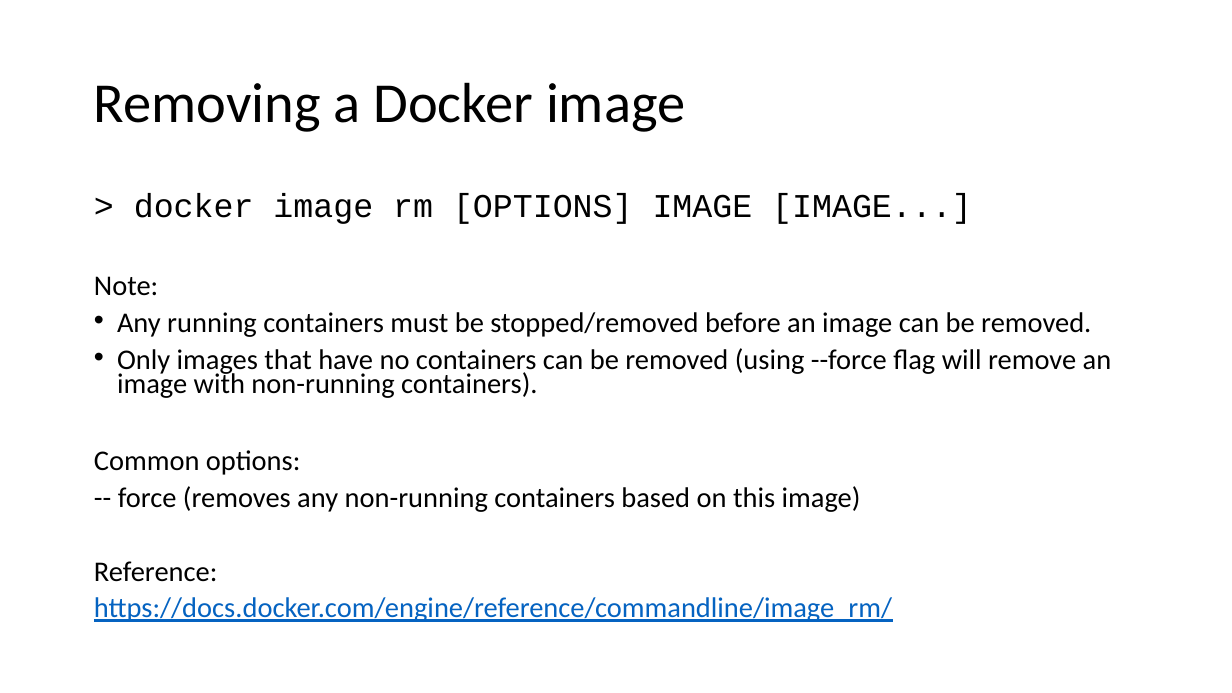
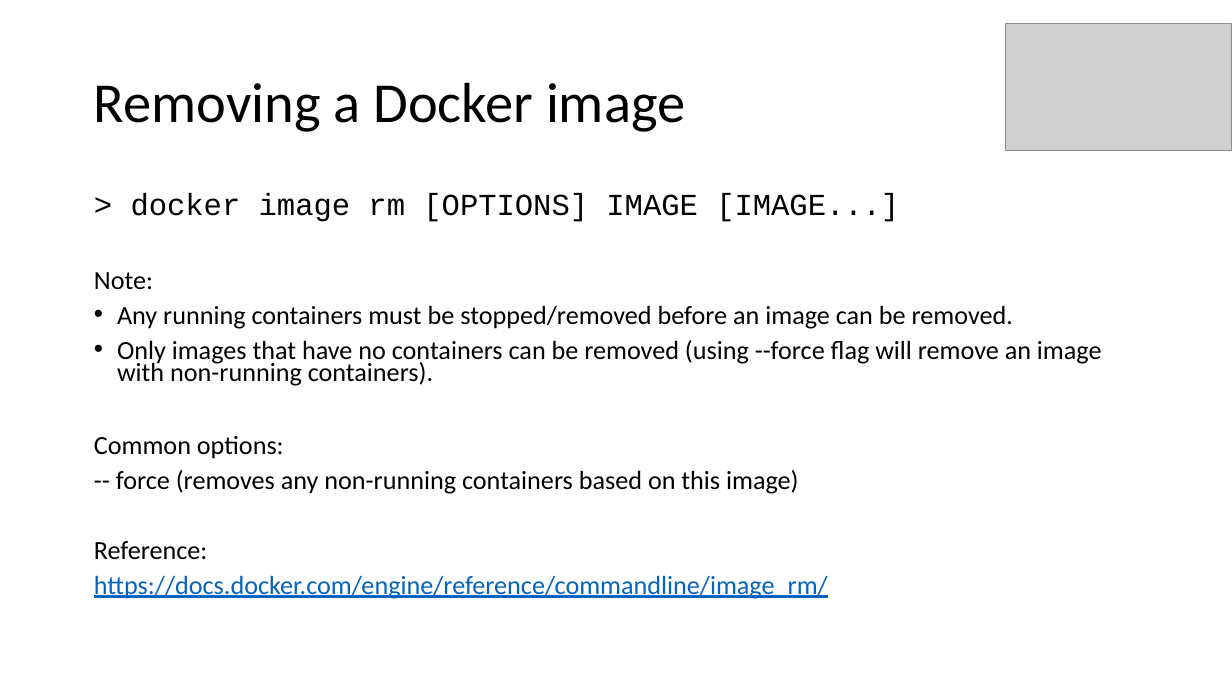
Before and after one commit to aljazsim/docker-masterclass-examples, a slide deck: slide 21 of Docker Masterclass.pptx. Drawn at 1232x693 pixels with LibreOffice and Linux fonts; fonts in the diff are those of the drawing; grey boxes stand for pictures. Boxes give left, top, right and bottom in pixels: in the first picture for what was removed or moved away, otherwise in the second. Text is boxed around its words. In the diff, an @@ line names an element or a change of style, - is before the commit and + after.

```diff
--- a/Docker Masterclass.pptx
+++ b/Docker Masterclass.pptx
@@ picture added at bbox=[1006, 23, 1231, 151] @@
@@ text "> docker image rm [OPTIONS] ..." at bbox=[94, 193, 1102, 599]: size 25.9 to 23.8 pt in "> docker image rm [OPTIONS] IMAGE [IMAGE...]"; size 22.2 to 20.4 pt in "Note:", "Any running containers must be stopped/removed before ...", "Only images that have no containers can ...", "Common options:" and 3 more places @@
```
Also in this commit, not shown: 57 other slides changed.
